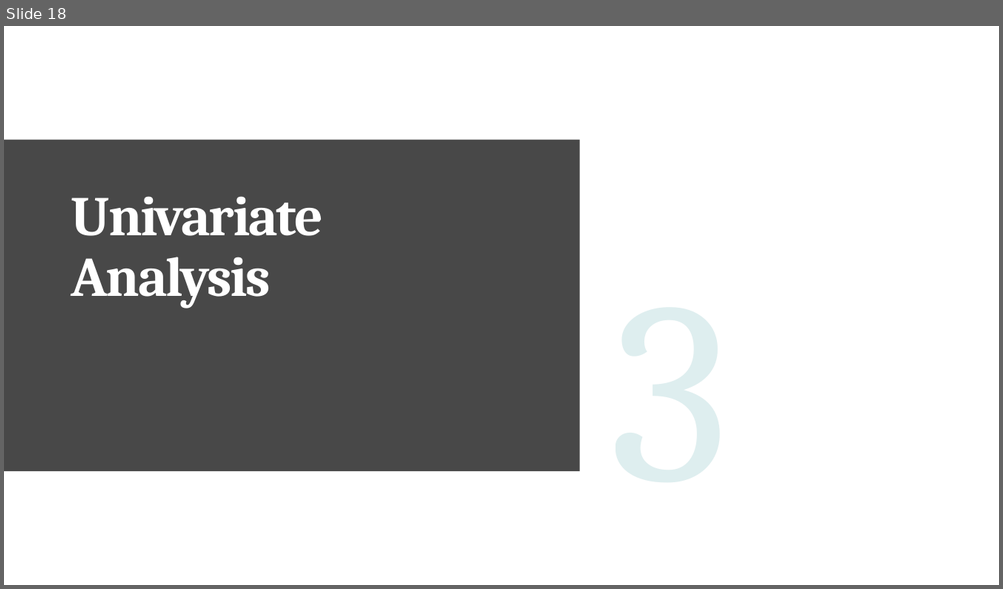
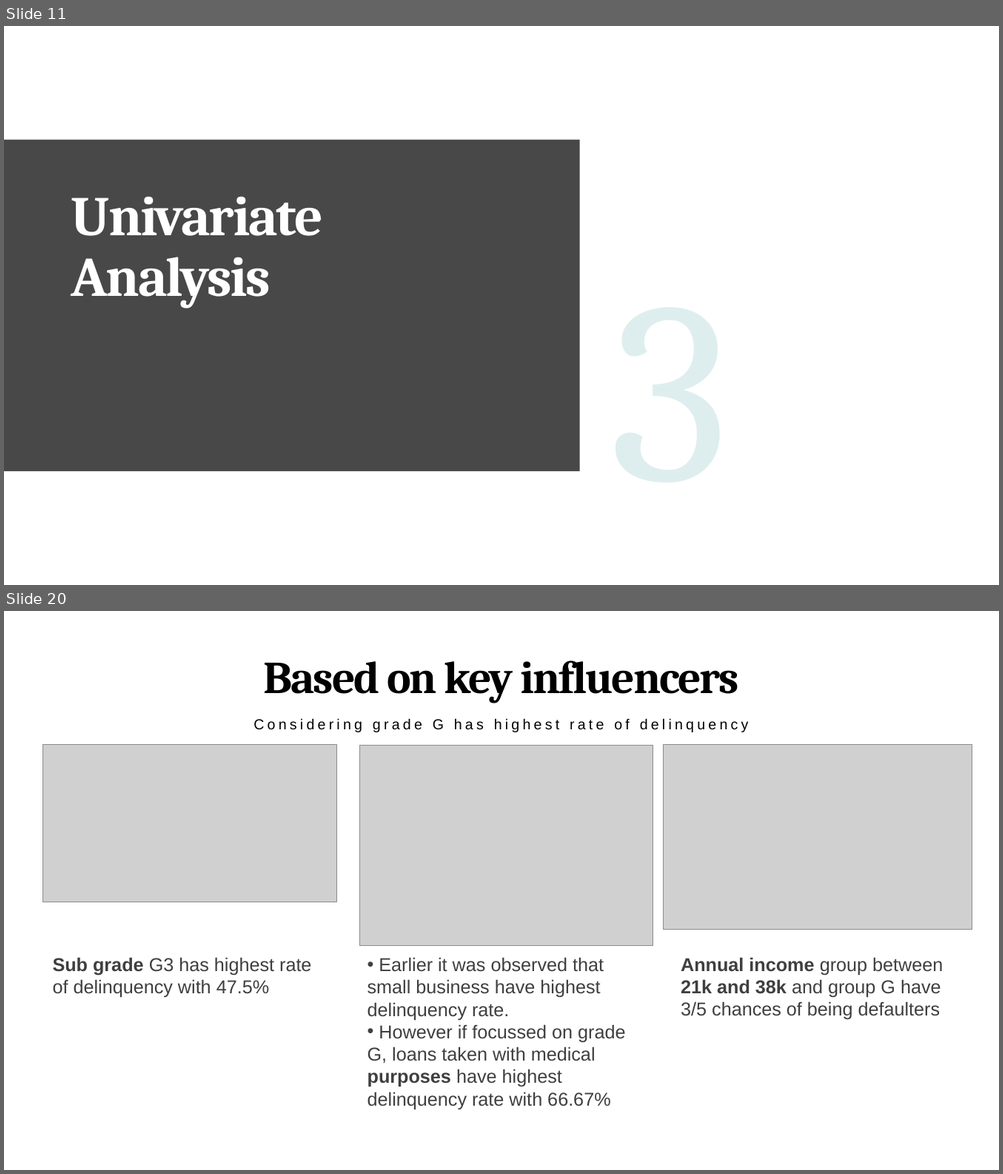
Before and after one commit to pjsurve/Lending-club-case-study, a slide deck: Lending Club Case Study - Upgrad (1).pptx. Shown one above the other, each under a label of ours: slide 18 before the commit, slides 11 and 20 after it; the slides between them are not shown. The pictures are 1003x589 and 1003x1174 pixels, drawn with LibreOffice and Linux fonts; fonts in the diff are those of the drawing; grey boxes stand for pictures. Boxes give left, top, right and bottom in pixels: in the first picture for what was removed or moved away, otherwise in the second. Text is boxed around its words. In the diff, an @@ line names an element or a change of style, - is before the commit and + after.

```diff
--- a/Lending Club Case Study - Upgrad (1).pptx
+++ b/Lending Club Case Study - Upgrad (1).pptx
@@ slide 20 added at [4, 611, 999, 1170], background #FFFFFF @@
@@ title added at [264, 661, 739, 703], 44 pt, text #000000, bold @@
+Based on key influencers
@@ text added at [253, 718, 748, 732], 14 pt, text #000000 @@
+Considering grade G has highest rate of delinquency
@@ picture added at [42, 744, 337, 902] @@
@@ picture added at [359, 745, 653, 946] @@
@@ picture added at [663, 744, 973, 930] @@
@@ text added at [53, 957, 311, 998], 18 pt, text #3F3F3F @@
+Sub grade G3 has highest rate of delinquency with 47.5%
@@ text added at [367, 957, 625, 1110], 18 pt, text #3F3F3F @@
+• Earlier it was observed that small business have highest delinquency rate.
+• However if focussed on grade G, loans taken with medical purposes have highest delinquency rate with 66.67%
@@ text added at [680, 957, 942, 1020], 18 pt, text #3F3F3F @@
+Annual income group between 21k and 38k and group G have 3/5 chances of being defaulters
@@ what was slide 18 is now slide 11 @@
```
Also in this commit, not shown: 7 slides changed, 4 other slides added, 1 slide removed, 1 other file.
